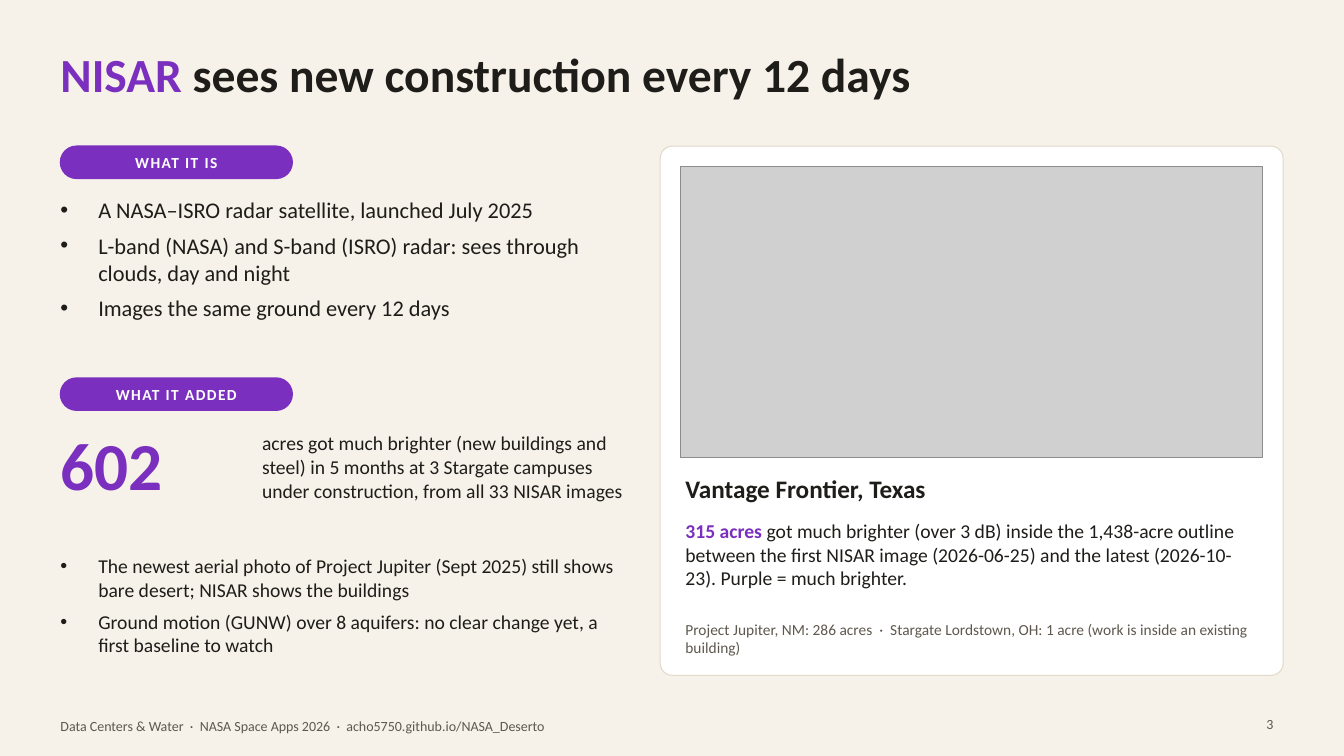
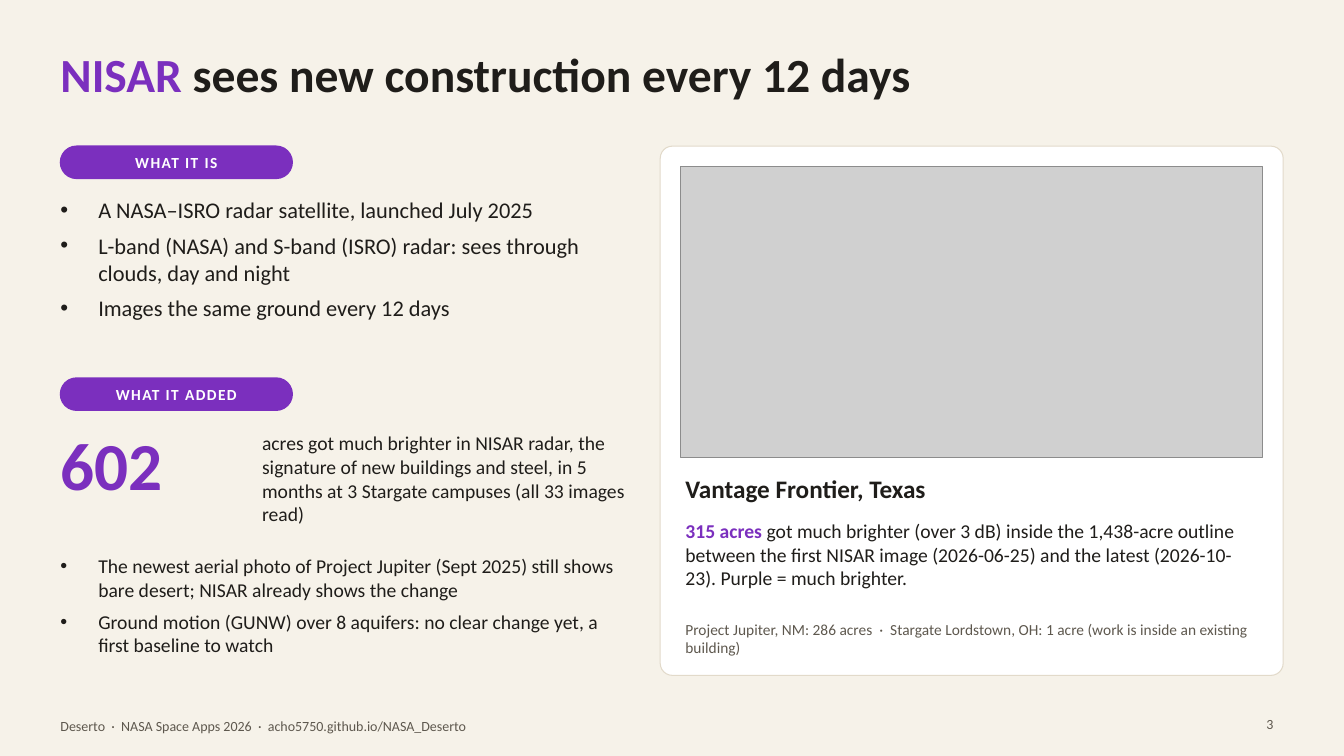
Before and after one commit to acho5750/NASA_Deserto, a slide deck: slide 3 of docs/deck/Data_Centers_and_Water_deck.pptx. Drawn at 1344x756 pixels with LibreOffice and Linux fonts; fonts in the diff are those of the drawing; grey boxes stand for pictures. Boxes give left, top, right and bottom in pixels: in the first picture for what was removed or moved away, otherwise in the second. Text is boxed around its words. In the diff, an @@ line names an element or a change of style, - is before the commit and + after.

```diff
--- a/docs/deck/Data_Centers_and_Water_deck.pptx
+++ b/docs/deck/Data_Centers_and_Water_deck.pptx
@@ text at <box>262,436,624,524</box>: text changed @@
-acres got much brighter (new buildings and steel) in 5 months at 3 Stargate campuses under construction, from all 33 NISAR images
+acres got much brighter in NISAR radar, the signature of new buildings and steel, in 5 months at 3 Stargate campuses (all 33 images read)
@@ text at <box>98,559,614,601</box>: text changed @@
-• The newest aerial photo of Project Jupiter (Sept 2025) still shows bare desert; NISAR shows the buildings
+• The newest aerial photo of Project Jupiter (Sept 2025) still shows bare desert; NISAR already shows the change
@@ text at <box>60,721,466,734</box>: text changed @@
-Data Centers & Water · NASA Space Apps 2026 · acho5750.github.io/NASA_Deserto
+Deserto · NASA Space Apps 2026 · acho5750.github.io/NASA_Deserto
```
Also in this commit, not shown: 6 other slides changed, 2 other files.
